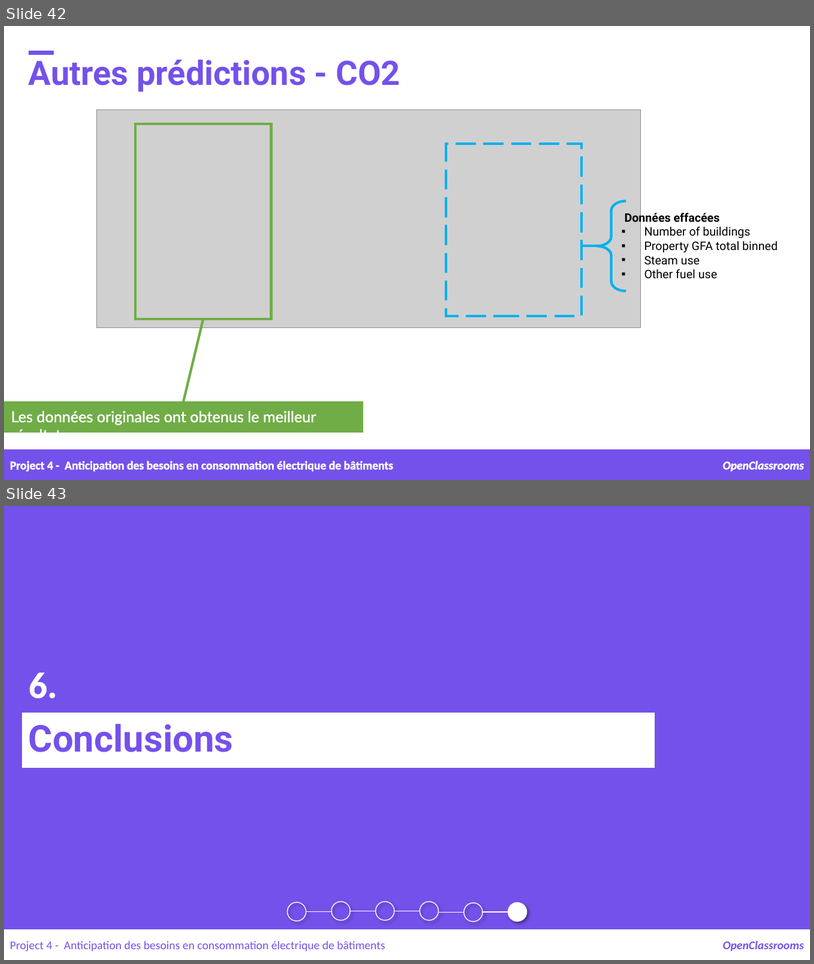
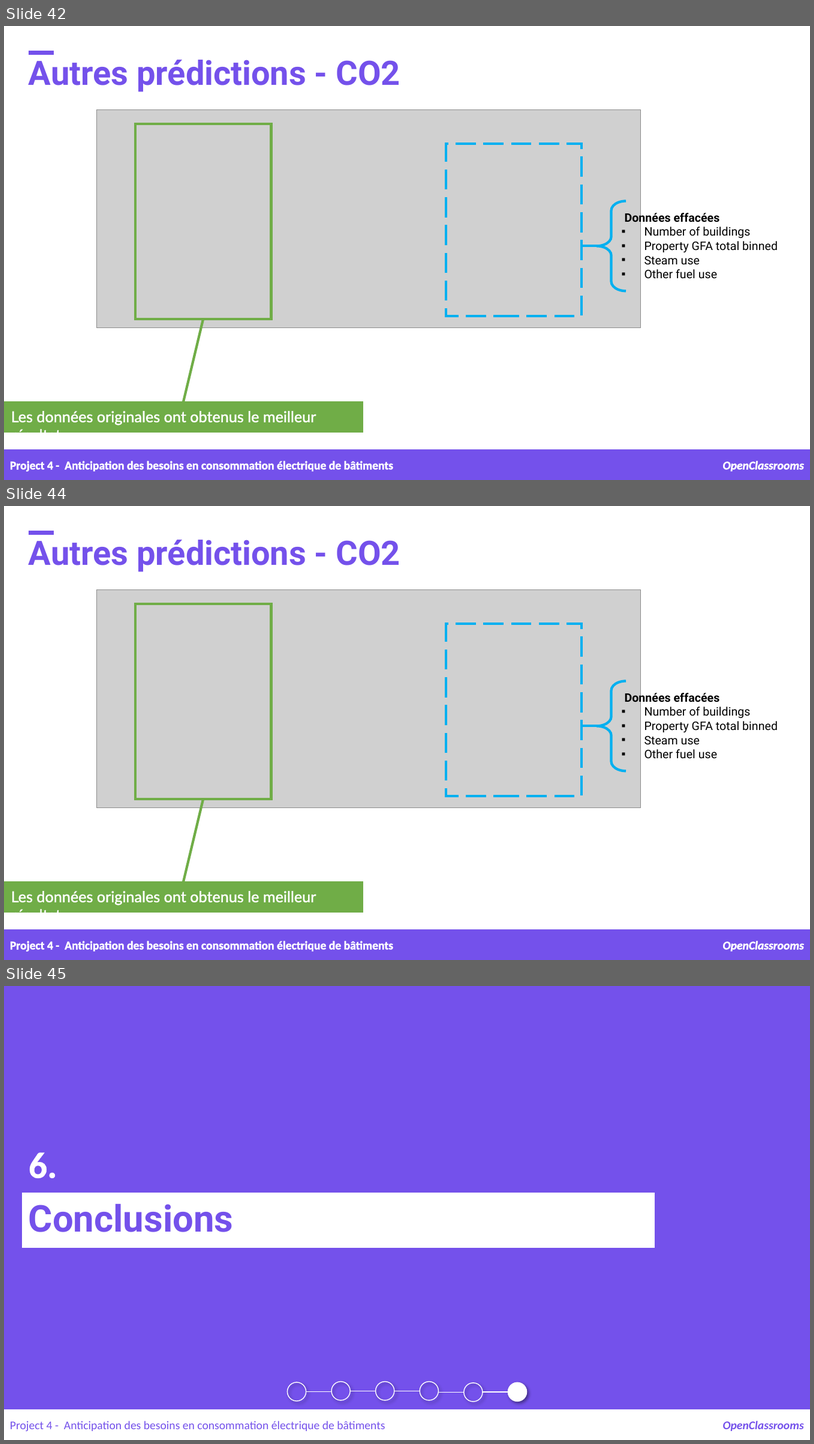
Before and after one commit to samirhinojosa/OC-P4-consumption-needs-of-buildings, a slide deck: supports/P4_presentation v1.pptx. Shown one above the other, each under a label of ours: slides 42 and 43 before the commit, slides 42, 44 and 45 after it; the slides between them are not shown. The pictures are 814x964 and 814x1444 pixels, drawn with LibreOffice and Linux fonts; fonts in the diff are those of the drawing; grey boxes stand for pictures; background and template pictures are left out. Boxes give left, top, right and bottom in pixels: in the first picture for what was removed or moved away, otherwise in the second. Text is boxed around its words. In the diff, an @@ line names an element or a change of style, - is before the commit and + after.

```diff
--- a/supports/P4_presentation v1.pptx
+++ b/supports/P4_presentation v1.pptx
@@ slide 44 added at [4,506,810,960], background picture (left out) @@
@@ rectangle added at [29,531,53,534], fill #7451EB, outline #7451EB 1 pt @@
@@ text added at [29,534,401,572], 40 pt, text #7451EB, bold @@
+Autres prédictions - CO2
@@ picture added at [96,589,641,807] @@
@@ rectangle added at [135,603,272,799], outline #70AD47 3 pt @@
@@ rectangle added at [446,624,582,796], outline #00B0F0 3 pt dashed @@
@@ right brace added at [597,681,626,771], outline #00B0F0 3 pt @@
@@ text added at [625,691,778,759], 14 pt, text #000000 @@
+Données effacées
+▪ Number of buildings
+▪ Property GFA total binned
+▪ Steam use
+▪ Other fuel use
@@ line added from (582, 726) to (601, 726), #00B0F0 3 pt @@
@@ line added from (183, 882) to (204, 799), #70AD47 3 pt @@
@@ rectangle added at [4,882,363,912], fill #70AD47, outline #70AD47 1 pt @@
@@ text added at [11,891,316,912], 18 pt, text #FFFFFF @@
+Les données originales ont obtenus le meilleur résultat
@@ rectangle added at [4,930,810,960], fill #7451EB, outline #7451EB 1 pt @@
@@ text added at [10,940,393,951], 14 pt, text #FFFFFF, bold @@
+Project 4 - Anticipation des besoins en consommation électrique de bâtiments
@@ text added at [723,940,804,951], 14 pt, text #FFFFFF, bold, italic @@
+OpenClassrooms
@@ what was slide 43 is now slide 45 @@
```
Also in this commit, not shown: 1 other slide added, 33 other files.
